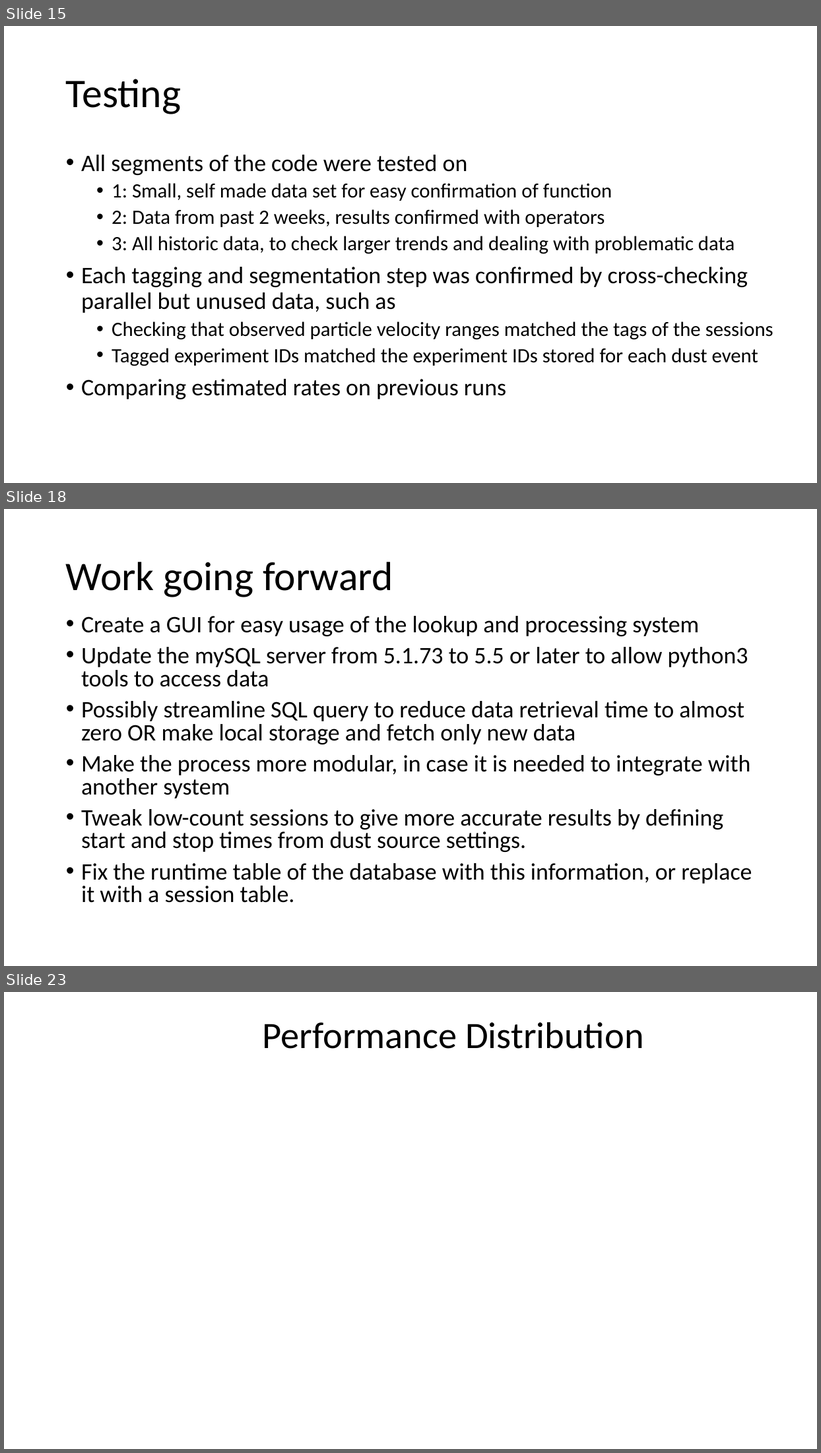
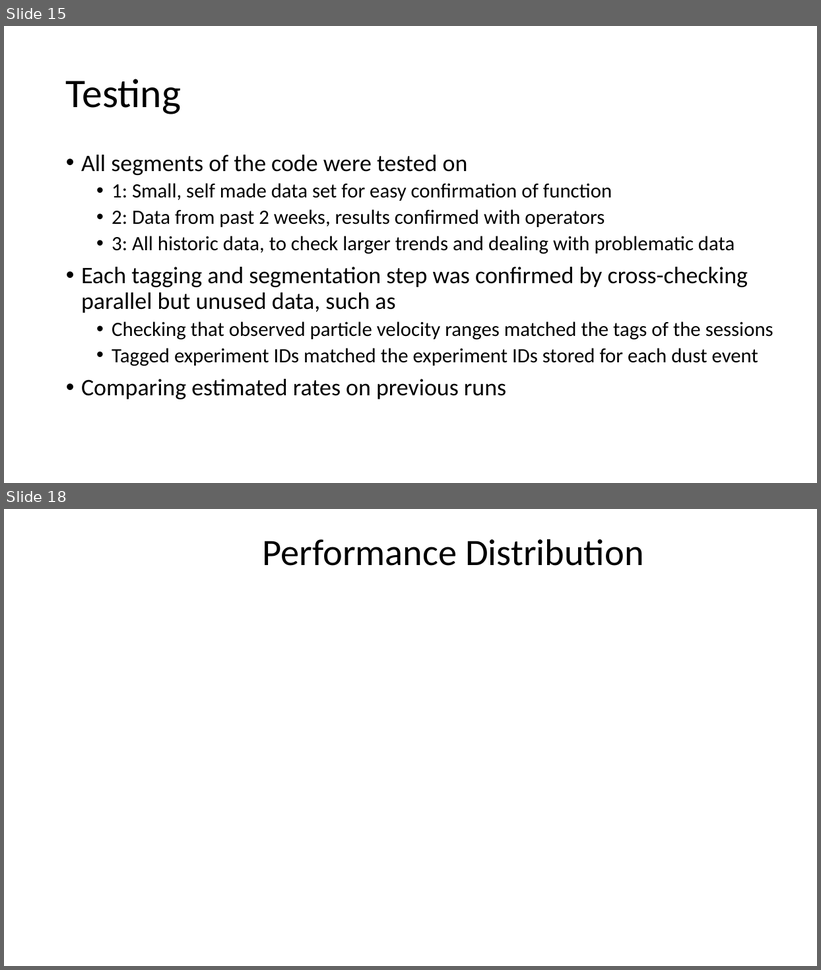
Before and after one commit to IMPACT-Boulder/Accelerator, a slide deck: User Interface/Dust_Rate_Tools/Dust_Data_Project.pptx. Shown one above the other, each under a label of ours: slides 15, 18 and 23 before the commit, slides 15 and 18 after it; the slides between them are not shown. The pictures are 821x1453 and 821x970 pixels, drawn with LibreOffice and Linux fonts; fonts in the diff are those of the drawing; background and template pictures are left out. Boxes give left, top, right and bottom in pixels: in the first picture for what was removed or moved away, otherwise in the second. Text is boxed around its words. In the diff, an @@ line names an element or a change of style, - is before the commit and + after.

```diff
--- a/User Interface/Dust_Rate_Tools/Dust_Data_Project.pptx
+++ b/User Interface/Dust_Rate_Tools/Dust_Data_Project.pptx
@@ slide 18 removed at box(4, 509, 817, 966), background #FFFFFF @@
@@ title removed at box(66, 562, 393, 597) @@
-Work going forward
@@ text removed at box(81, 616, 752, 903) @@
-• Create a GUI for easy usage of the lookup and processing system
-• Update the mySQL server from 5.1.73 to 5.5 or later to allow python3 tools to access data
-• Possibly streamline SQL query to reduce data retrieval time to almost zero OR make local storage and fetch only new data
-• Make the process more modular, in case it is needed to integrate with another system
-• Tweak low-count sessions to give more accurate results by defining start and stop times from dust source settings.
-• Fix the runtime table of the database with this information, or replace it with a session table.
@@ what was slide 23 is now slide 18 @@
```
Also in this commit, not shown: 7 slides changed, 8 slides added, 10 other slides removed.
